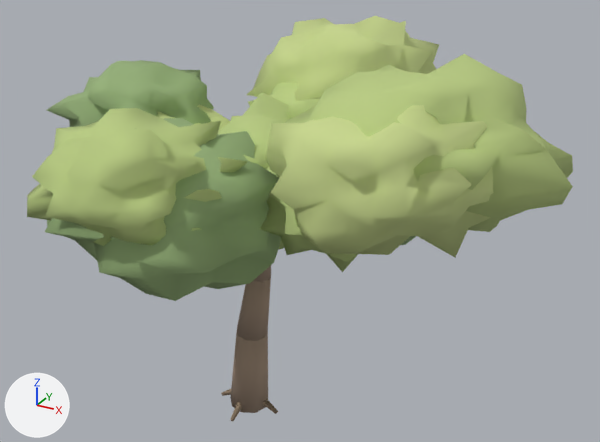
The glTF model assets/models/tree_maple.glb: old version first, new version second.
Rendered twice from a 50 mm camera at (5.89, -9.07, 7.78) aimed at (0.71, 0.34, 3.08). Arrows for +X, +Y and +Z are at lower left; the lights stay in place. The picture after the commit comes second. Vertices at exactly the same position are counted once.

Objects in the first picture: 'geometry_0'.
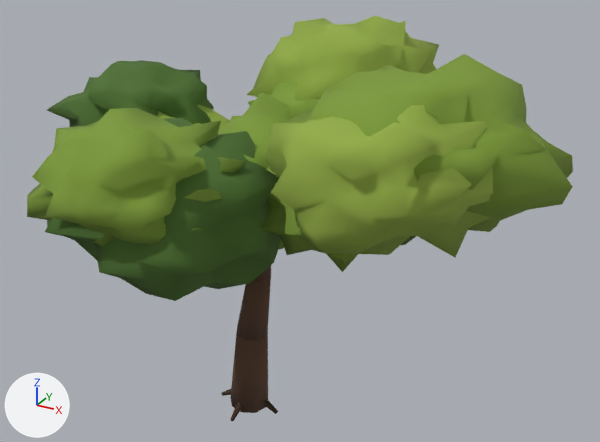
Pixel boxes [x1, y1, x2, y2] of what changed, in the pictures (600 x 442 px):
part 1 of me_geometry_0, recoloured (darker): [27, 16, 573, 272] in both
part 2 of me_geometry_0, recoloured (green to dark green): [45, 60, 416, 301] in both
part 3 of me_geometry_0, recoloured (beige to brown): [221, 266, 278, 421] in both

What changed in the scene script:
```text
Change me_geometry_0:
    where me_geometry_0.from_pydata(...)  # 2037 vertices, 4002 faces; spans x -3.09..4.49, y -3.23..3.62, z -0.08..5.68
    used by ob_geometry_0; location = (0.0, 0.0, 0.0)
    me_geometry_0 part 1: 2560 faces centred in x -2.17..4.26, y -3.17..3.39, z 2.95..5.57 are repainted in the vertex colours; the middle colour goes from green #bacd83 to green #7d9b38
    me_geometry_0 part 2: 960 faces centred in x -2.99..3.11, y -2.88..1.24, z 2.94..5.03 are repainted in the vertex colours; the middle colour goes from green #96b179 to dark green #4d702e
    me_geometry_0 part 3: 482 faces centred in x -1.93..2.65, y -2.13..2.12, z -0.06..4.44 are repainted in the vertex colours; the middle colour goes from beige #a08b78 to brown #5a402e
```
